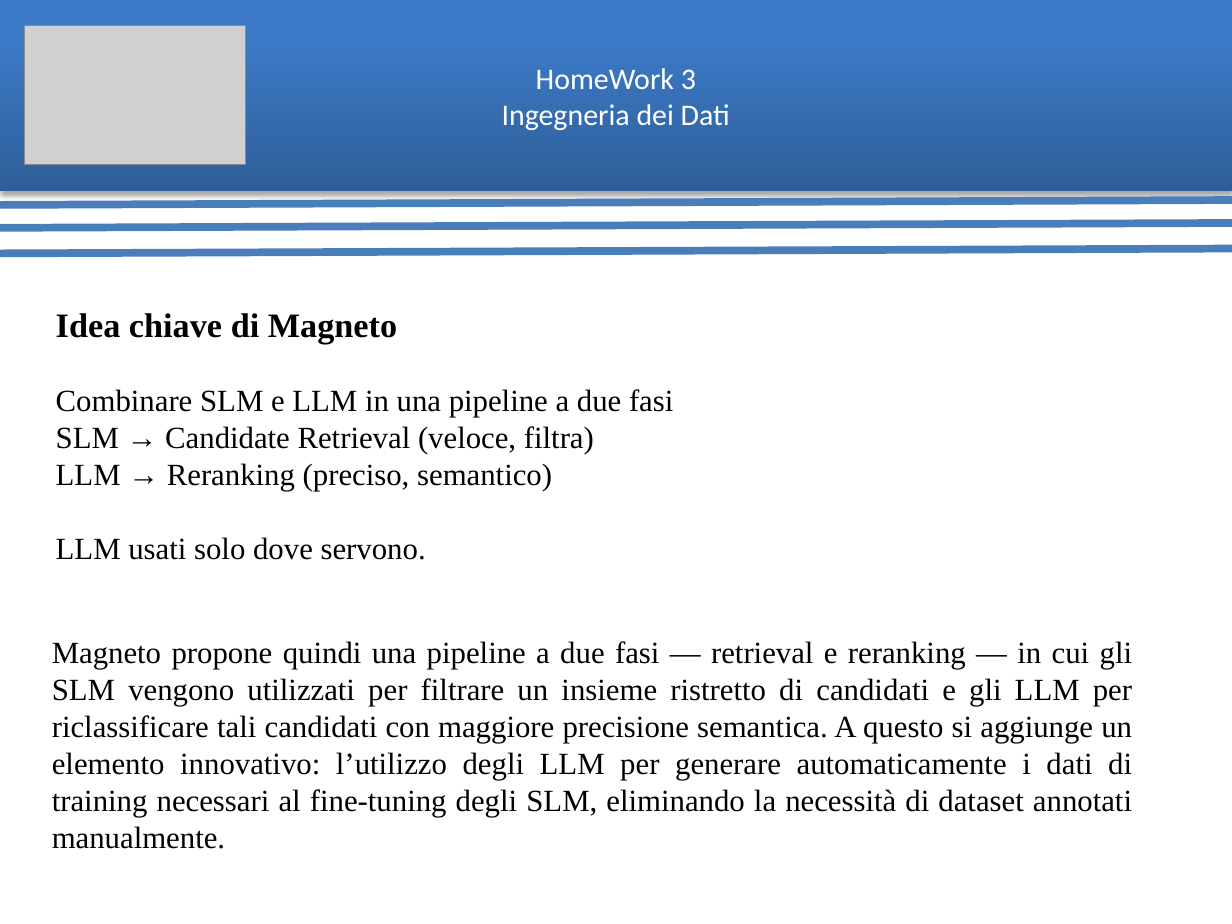
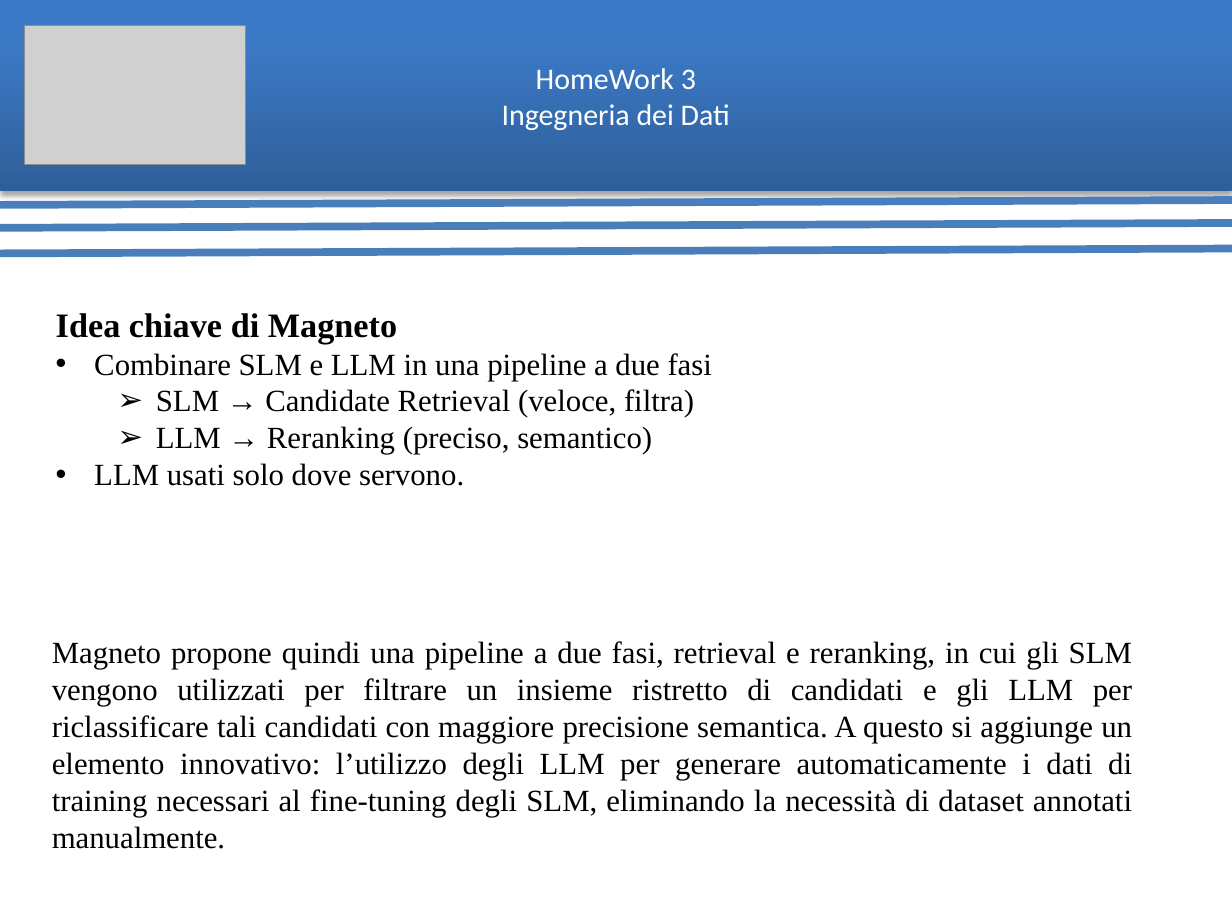
Before and after one commit to ArthexTheKing/Ingegneria-dei-Dati, a slide deck: slide 5 of Homework 3/HomeWork 3 Presentazione.pptx. Drawn at 1232x924 pixels with LibreOffice and Linux fonts; fonts in the diff are those of the drawing; grey boxes stand for pictures. Boxes give left, top, right and bottom in pixels: in the first picture for what was removed or moved away, otherwise in the second. Text is boxed around its words. In the diff, an @@ line names an element or a change of style, - is before the commit and + after.

```diff
--- a/Homework 3/HomeWork 3 Presentazione.pptx
+++ b/Homework 3/HomeWork 3 Presentazione.pptx
@@ text at (x1=94, y1=353, x2=712, y2=486): bullet none to •; bullet none to ➢; list level 1 to 2 in "SLM → Candidate Retrieval (veloce, ..."; list level 1 to 2 in "LLM → Reranking (preciso, semantico)" @@
@@ text at (x1=52, y1=641, x2=1132, y2=849): text changed @@
-Magneto propone quindi una pipeline a due fasi — retrieval e reranking — in cui gli SLM vengono utilizzati per filtrare un insieme ristretto di candidati e gli LLM per riclassificare tali candidati con maggiore precisione semantica. A questo si aggiunge un elemento innovativo: l’utilizzo degli LLM per generare automaticamente i dati di training necessari al fine-tuning degli SLM, eliminando la necessità di dataset annotati manualmente.
+Magneto propone quindi una pipeline a due fasi, retrieval e reranking, in cui gli SLM vengono utilizzati per filtrare un insieme ristretto di candidati e gli LLM per riclassificare tali candidati con maggiore precisione semantica. A questo si aggiunge un elemento innovativo: l’utilizzo degli LLM per generare automaticamente i dati di training necessari al fine-tuning degli SLM, eliminando la necessità di dataset annotati manualmente.
```
Also in this commit, not shown: 9 other slides changed, 1 other file.
